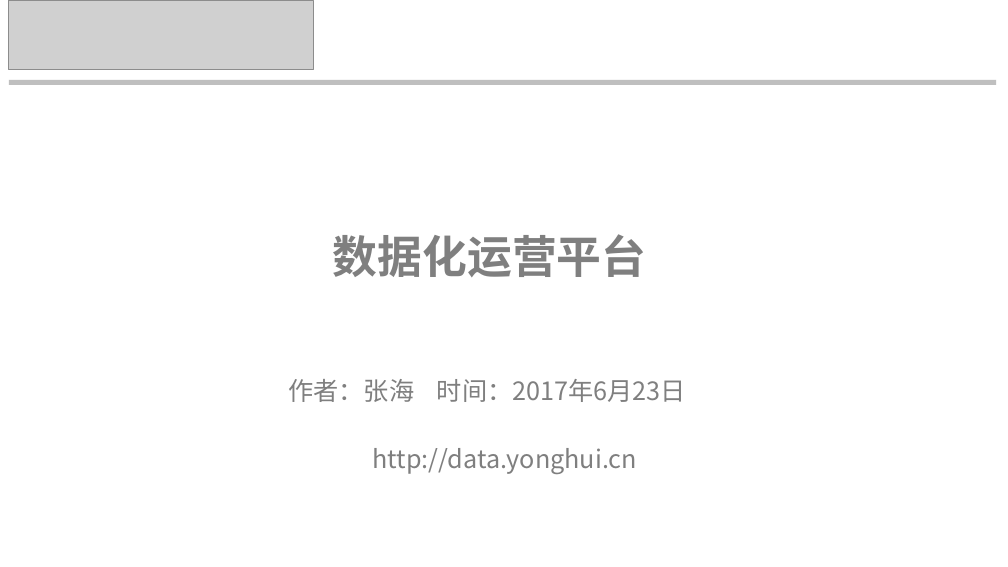
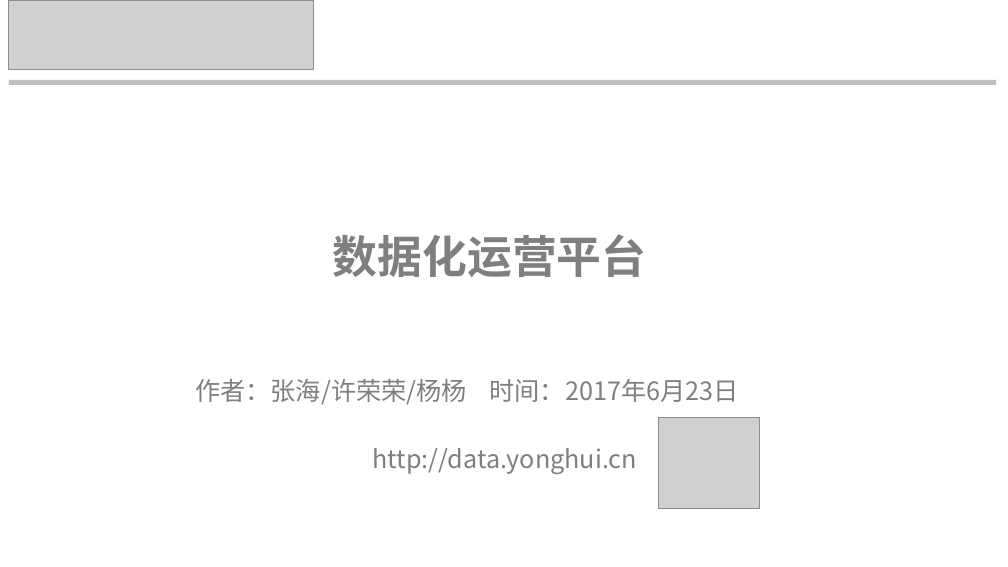
Before and after one commit to Intfocushzl/portal-parent, a slide deck: slide 1 of doc/操作手册/数据化运营平台介绍.ppt. Drawn at 1008x567 pixels with LibreOffice and Linux fonts; fonts in the diff are those of the drawing; grey boxes stand for pictures; background and template pictures are left out. Boxes give left, top, right and bottom in pixels: in the first picture for what was removed or moved away, otherwise in the second. Text is boxed around its words. In the diff, an @@ line names an element or a change of style, - is before the commit and + after.

Commit message:
报表模板定义

```diff
--- a/doc/操作手册/数据化运营平台介绍.ppt
+++ b/doc/操作手册/数据化运营平台介绍.ppt
@@ text at <box>195,379,739,405</box>: text changed @@
-作者：张海 时间：2017年6月23日
+作者：张海/许荣荣/杨杨 时间：2017年6月23日
@@ picture added at <box>658,417,759,509</box> @@
```
